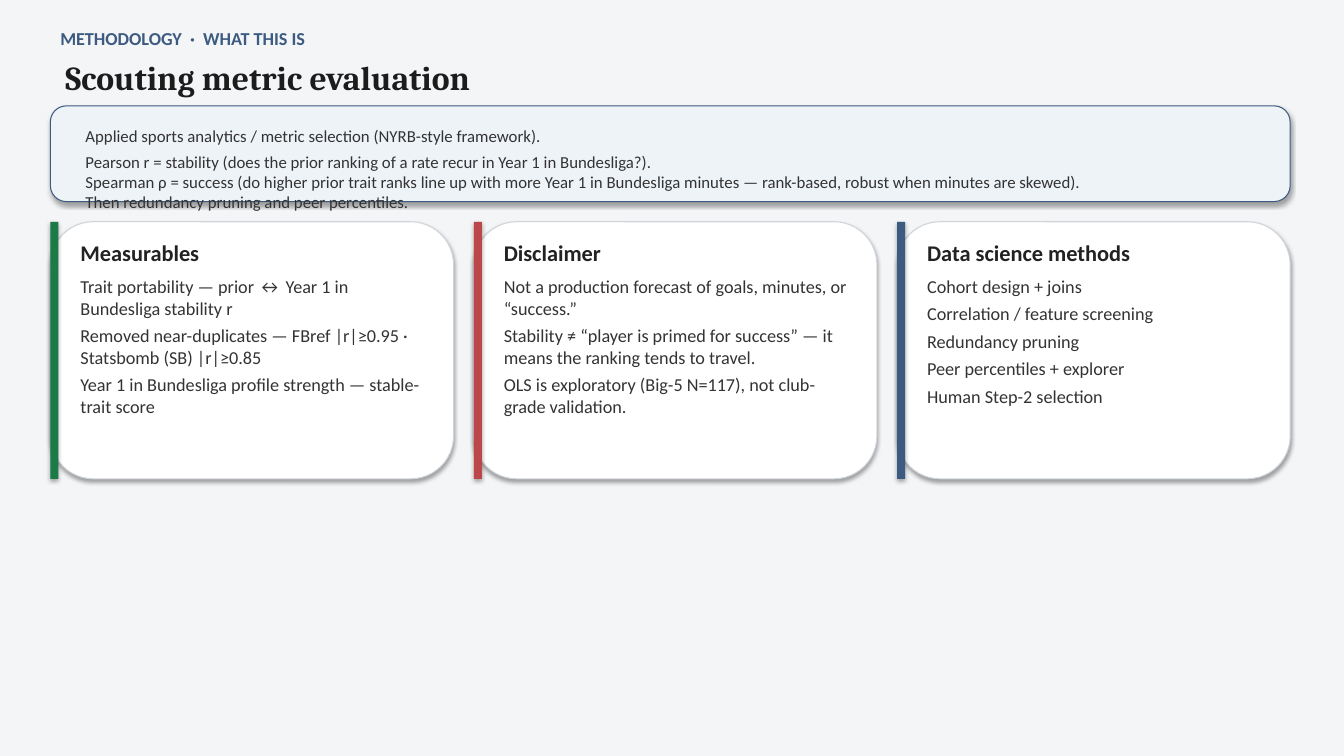
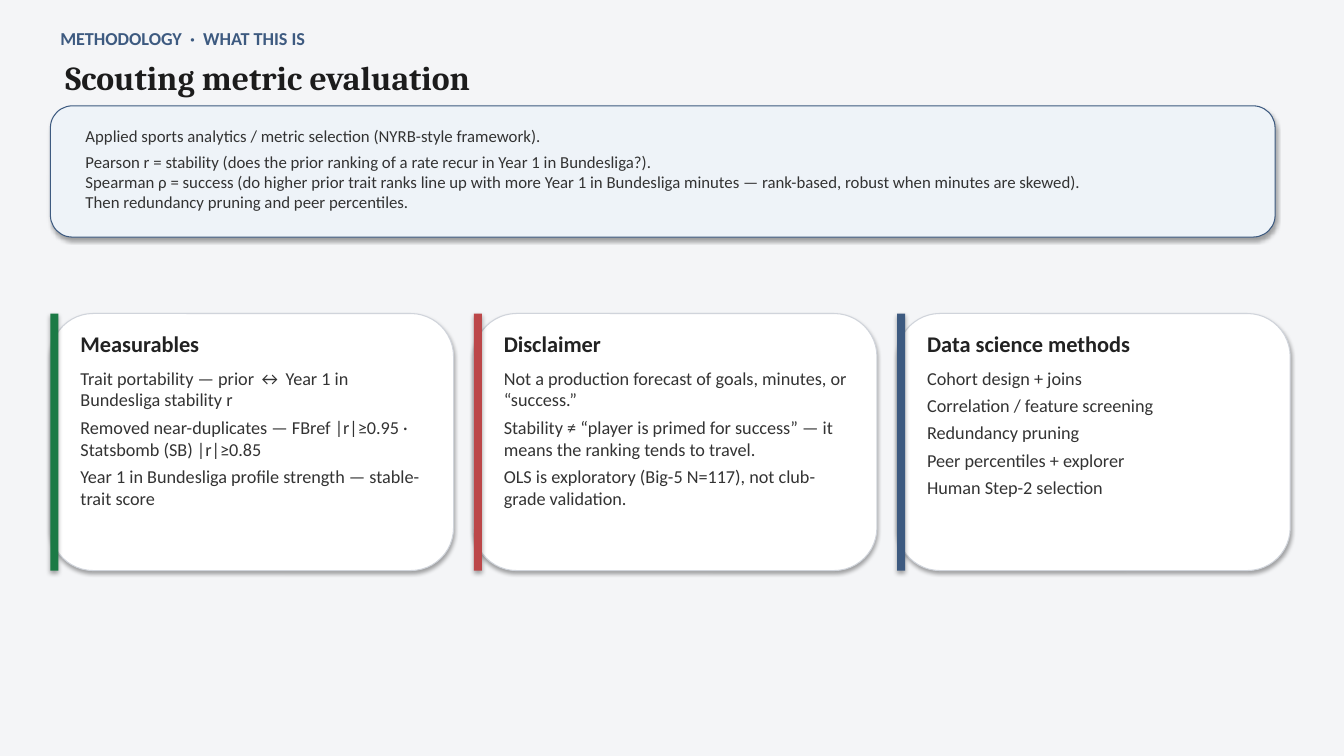
Before and after one commit to colbymorris08/bundesliga-transfer-traits, a slide deck: slide 4 of bundesliga_transfer_traits.pptx. Drawn at 1344x756 pixels with LibreOffice and Linux fonts; fonts in the diff are those of the drawing. Boxes give left, top, right and bottom in pixels: in the first picture for what was removed or moved away, otherwise in the second. Text is boxed around its words. In the diff, an @@ line names an element or a change of style, - is before the commit and + after.

```diff
--- a/bundesliga_transfer_traits.pptx
+++ b/bundesliga_transfer_traits.pptx
@@ rounded rectangle: place and size @@
-rounded rectangle at [50, 106, 1291, 202]
+rounded rectangle at [50, 106, 1275, 237]
@@ 6 texts, 3 rounded rectangles, 3 rectangles: place and size @@
-6 texts, 3 rounded rectangles, 3 rectangles at [50, 222, 1291, 479]
+6 texts, 3 rounded rectangles, 3 rectangles at [50, 314, 1291, 571]
```
Also in this commit, not shown: 7 other slides changed, 1 other file.
